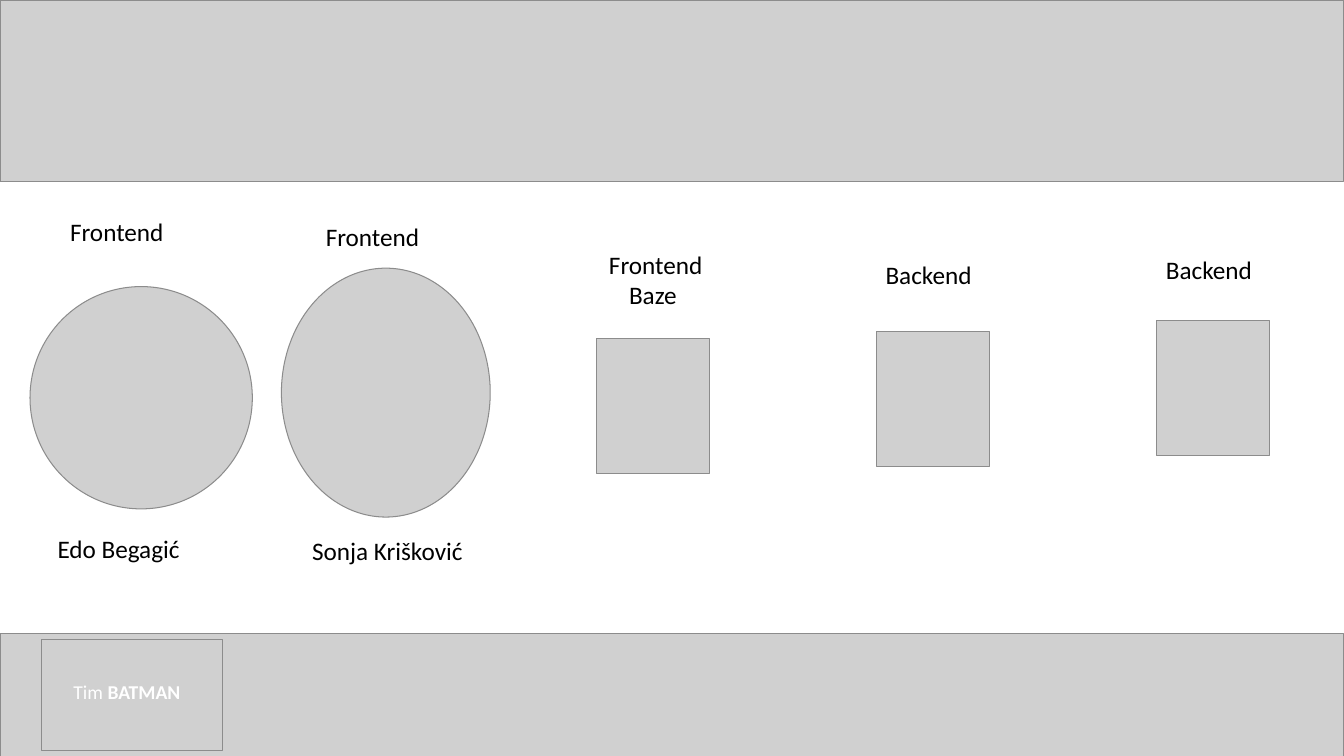
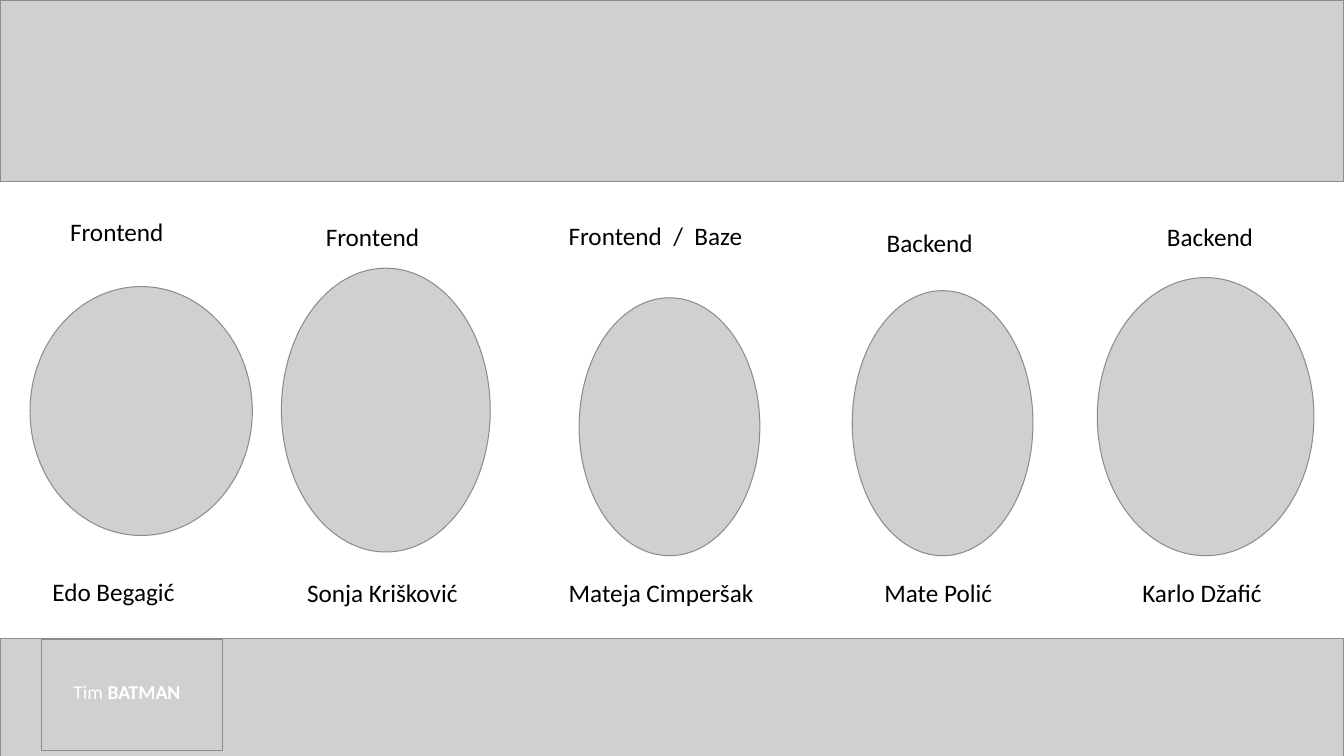
Before and after one commit to karlodzafic/backproject_ecommerce, a slide deck: slide 5 of Prezentacija.pptx (slide 4 before the commit). Drawn at 1344x756 pixels with LibreOffice and Linux fonts; fonts in the diff are those of the drawing; grey boxes stand for pictures. Boxes give left, top, right and bottom in pixels: in the first picture for what was removed or moved away, otherwise in the second. Text is boxed around its words. In the diff, an @@ line names an element or a change of style, - is before the commit and + after.

```diff
--- a/Prezentacija.pptx
+++ b/Prezentacija.pptx
@@ text at <box>569,227,742,246</box>: text changed @@
-Frontend
-Baze
+Frontend / Baze
@@ text "Backend": place and size @@
-text "Backend" at <box>886,266,972,285</box>
+text "Backend" at <box>887,234,973,252</box>
@@ text "Backend": place and size @@
-text "Backend" at <box>1166,261,1252,279</box>
+text "Backend" at <box>1167,228,1253,246</box>
@@ picture: place and size @@
-picture at <box>281,268,490,517</box>
+picture at <box>281,268,490,553</box>
@@ picture: place and size @@
-picture at <box>30,286,253,509</box>
+picture at <box>30,286,253,535</box>
@@ picture added at <box>580,297,760,556</box> @@
@@ picture added at <box>853,290,1033,556</box> @@
@@ picture added at <box>1098,277,1315,556</box> @@
@@ picture removed at <box>1156,321,1269,456</box> @@
@@ picture removed at <box>596,338,709,473</box> @@
@@ picture removed at <box>876,332,989,467</box> @@
@@ text "Edo Begagić": place and size @@
-text "Edo Begagić" at <box>58,540,180,563</box>
+text "Edo Begagić" at <box>52,583,174,606</box>
@@ text "Sonja Krišković": place and size @@
-text "Sonja Krišković" at <box>312,542,463,565</box>
+text "Sonja Krišković" at <box>307,584,458,607</box>
@@ text added at <box>569,584,753,607</box>, 18 pt, text #000000 @@
+Mateja Cimperšak
@@ text added at <box>884,584,992,602</box>, 18 pt, text #000000 @@
+Mate Polić
@@ text added at <box>1142,584,1262,602</box>, 18 pt, text #000000 @@
+Karlo Džafić
@@ picture: place and size @@
-picture at <box>0,633,1344,756</box>
+picture at <box>0,639,1344,756</box>
```
Also in this commit, not shown: 1 other slide changed, 3 slides added, 1 slide removed.
